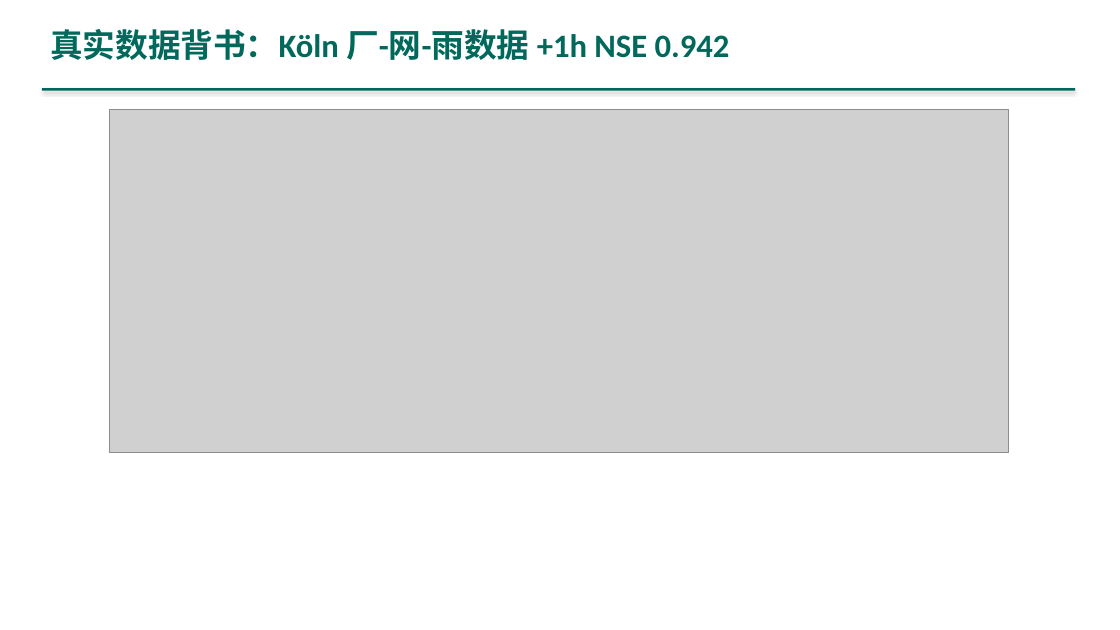
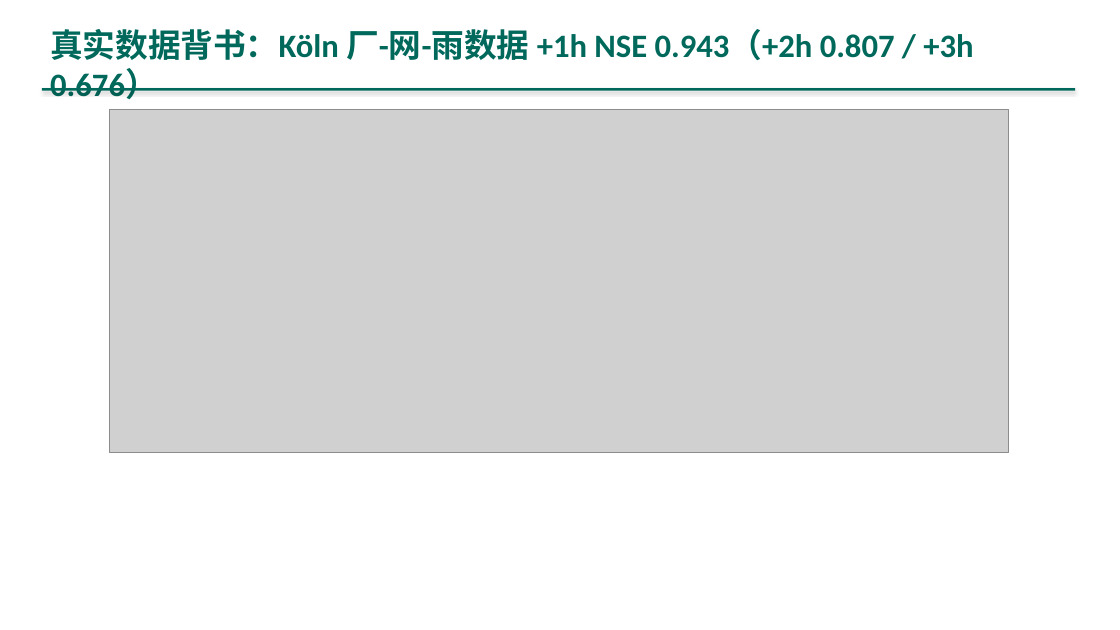
Before and after one commit to dao-genesis/meec8-topic7-showcase, a slide deck: slide 10 of downloads/演示PPT_主题七.pptx. Drawn at 1120x630 pixels with LibreOffice and Linux fonts; fonts in the diff are those of the drawing; grey boxes stand for pictures. Boxes give left, top, right and bottom in pixels: in the first picture for what was removed or moved away, otherwise in the second. Text is boxed around its words. In the diff, an @@ line names an element or a change of style, - is before the commit and + after.

```diff
--- a/downloads/演示PPT_主题七.pptx
+++ b/downloads/演示PPT_主题七.pptx
@@ text at <box>50,29,973,99</box>: text changed @@
-真实数据背书：Köln 厂-网-雨数据 +1h NSE 0.942
+真实数据背书：Köln 厂-网-雨数据 +1h NSE 0.943（+2h 0.807 / +3h 0.676）
```
Also in this commit, not shown: 14 other slides changed, 2 slides added, 47 other files.
